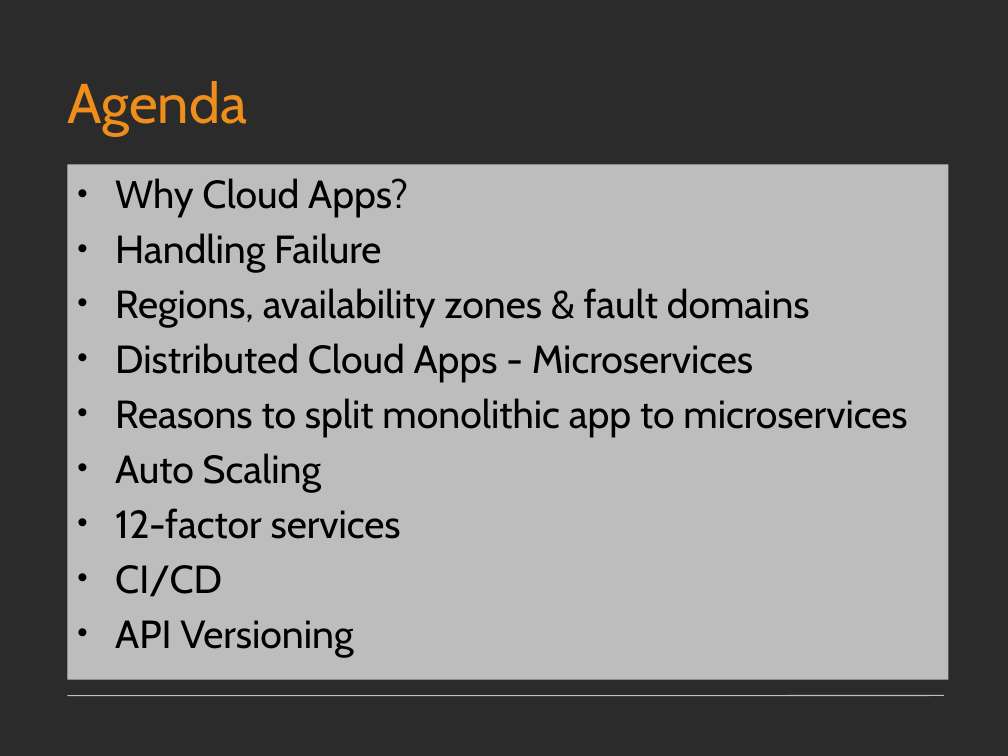
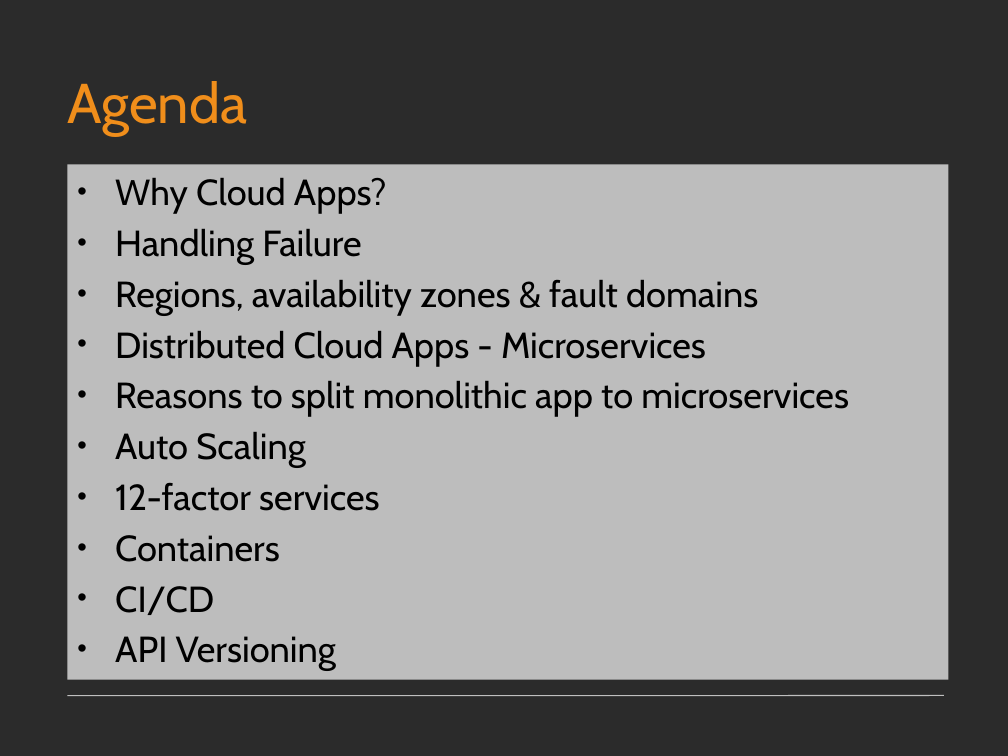
Before and after one commit to germanilia/AWS-MicroServices-Lmabda, a slide deck: slide 2 of Module 01 MicroServices.pptx. Drawn at 1008x756 pixels with LibreOffice and Linux fonts; fonts in the diff are those of the drawing; background and template pictures are left out; a plain dark background stands for a picture behind light text. Boxes give left, top, right and bottom in pixels: in the first picture for what was removed or moved away, otherwise in the second. Text is boxed around its words. In the diff, an @@ line names an element or a change of style, - is before the commit and + after.

Commit message:
added containers

```diff
--- a/Module 01 MicroServices.pptx
+++ b/Module 01 MicroServices.pptx
@@ text at <box>115,178,849,671</box>: size 28 to 25.9 pt @@
@@ text at <box>115,535,280,562</box>: paragraph added @@
+• Containers
```
Also in this commit, not shown: 4 slides added.
